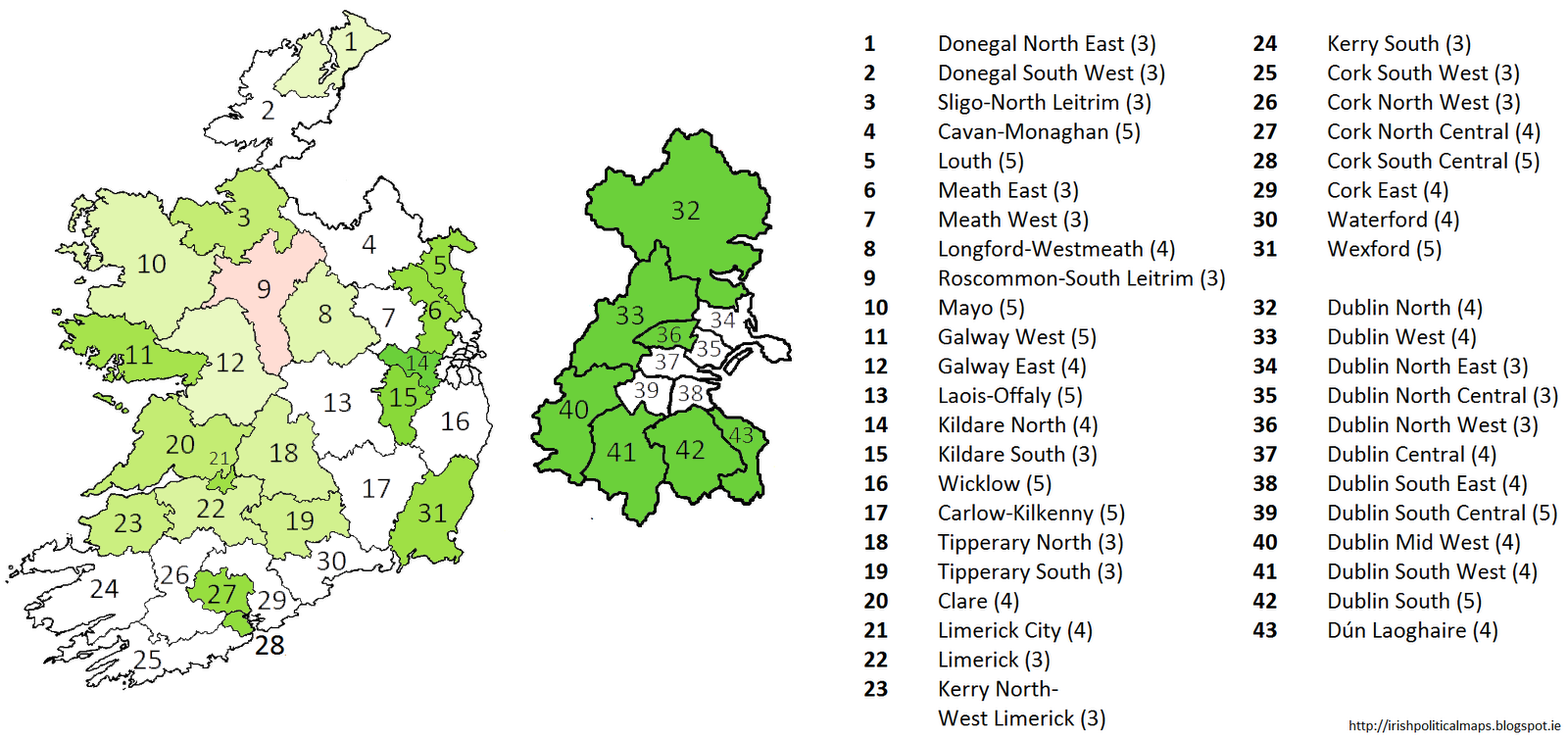
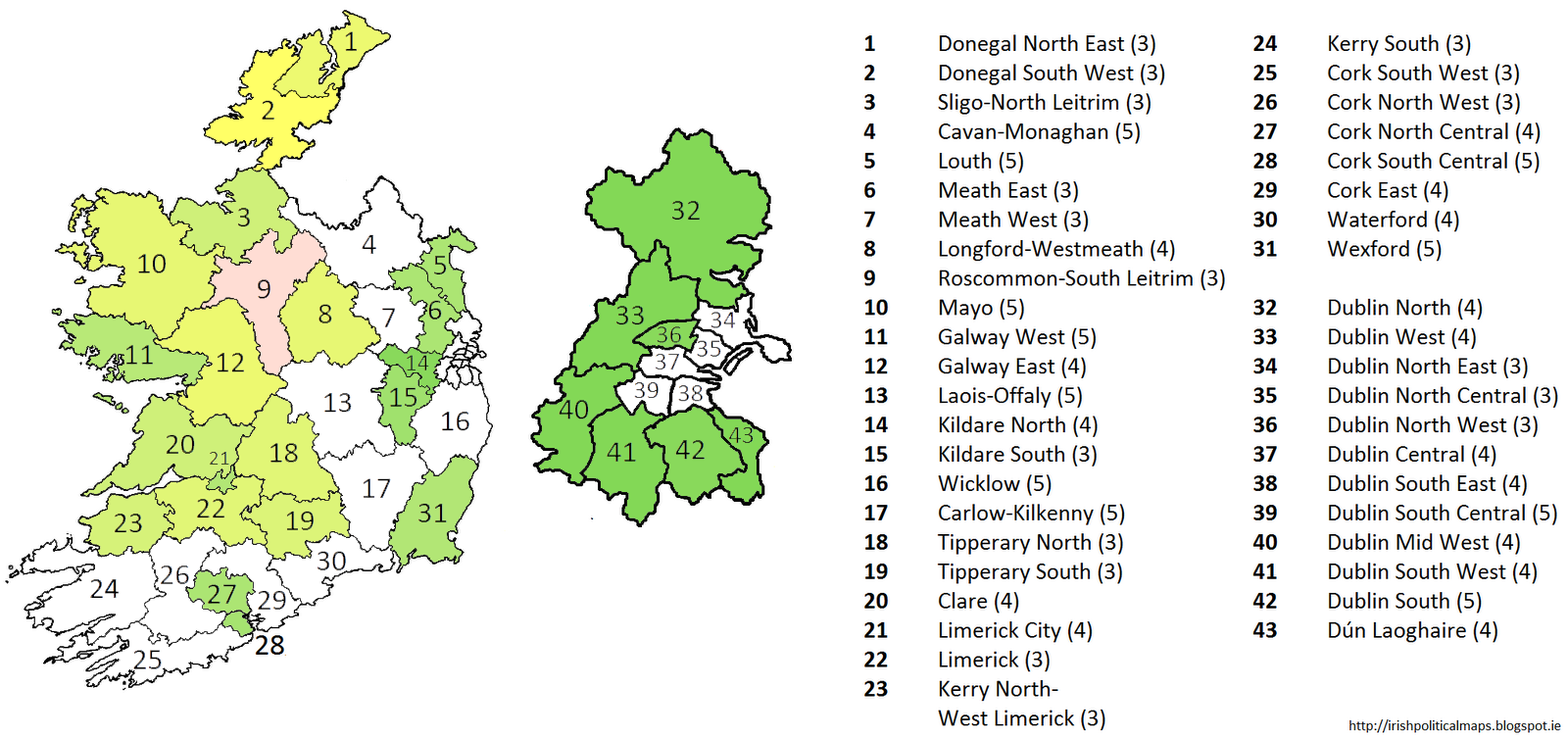
Two versions of the same layered image (1568x738). Layer-by-layer changes:
"1 green": opacity 15% → 12% over 274, 10, 391, 98
"3 green": opacity 40% → 32% over 169, 168, 298, 265
"8 green": opacity 20% → 16% over 279, 260, 382, 366
"10 green": opacity 20% → 16% over 57, 188, 226, 341
"11 green": opacity 60% → 48% over 51, 309, 212, 413
"12 green": opacity 15% → 12% over 153, 297, 288, 427
"18 green": opacity 25% → 20% over 234, 393, 339, 503
"20 green": opacity 40% → 32% over 84, 393, 254, 497
"32 green": opacity 100% → 84% over 587, 130, 769, 308
"33 green": opacity 100% → 84% over 571, 241, 698, 376
"40 green": opacity 100% → 84% over 533, 364, 634, 485
"41 green": opacity 100% → 84% over 583, 402, 668, 524
"2 yellow": opacity 0% → 60% over 204, 39, 341, 172
"3 yellow": opacity 40% → 41% over 169, 168, 298, 265
"8 yellow": opacity 20% → 51% over 279, 260, 382, 366
"10 yellow": opacity 20% → 51% over 57, 188, 226, 341
"11 yellow": opacity 60% → 31% over 51, 309, 212, 413
"12 yellow": opacity 15% → 53% over 153, 297, 288, 427
"18 yellow": opacity 25% → 48% over 234, 393, 339, 503
"20 yellow": opacity 40% → 41% over 84, 393, 254, 497
"32 yellow": opacity 0% → 9% over 587, 130, 769, 308
"33 yellow": opacity 0% → 9% over 571, 241, 698, 376
"40 yellow": opacity 0% → 9% over 533, 364, 634, 485
"41 yellow": opacity 0% → 9% over 583, 402, 668, 524
…and 29 more changes (29 opacity)
